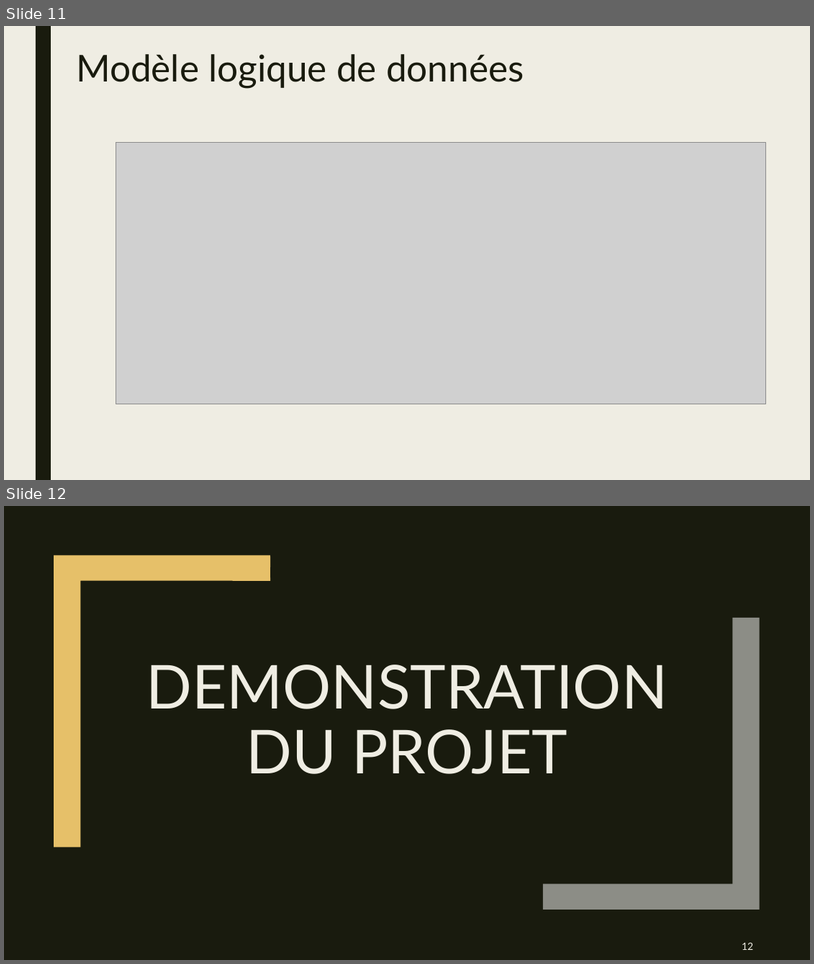
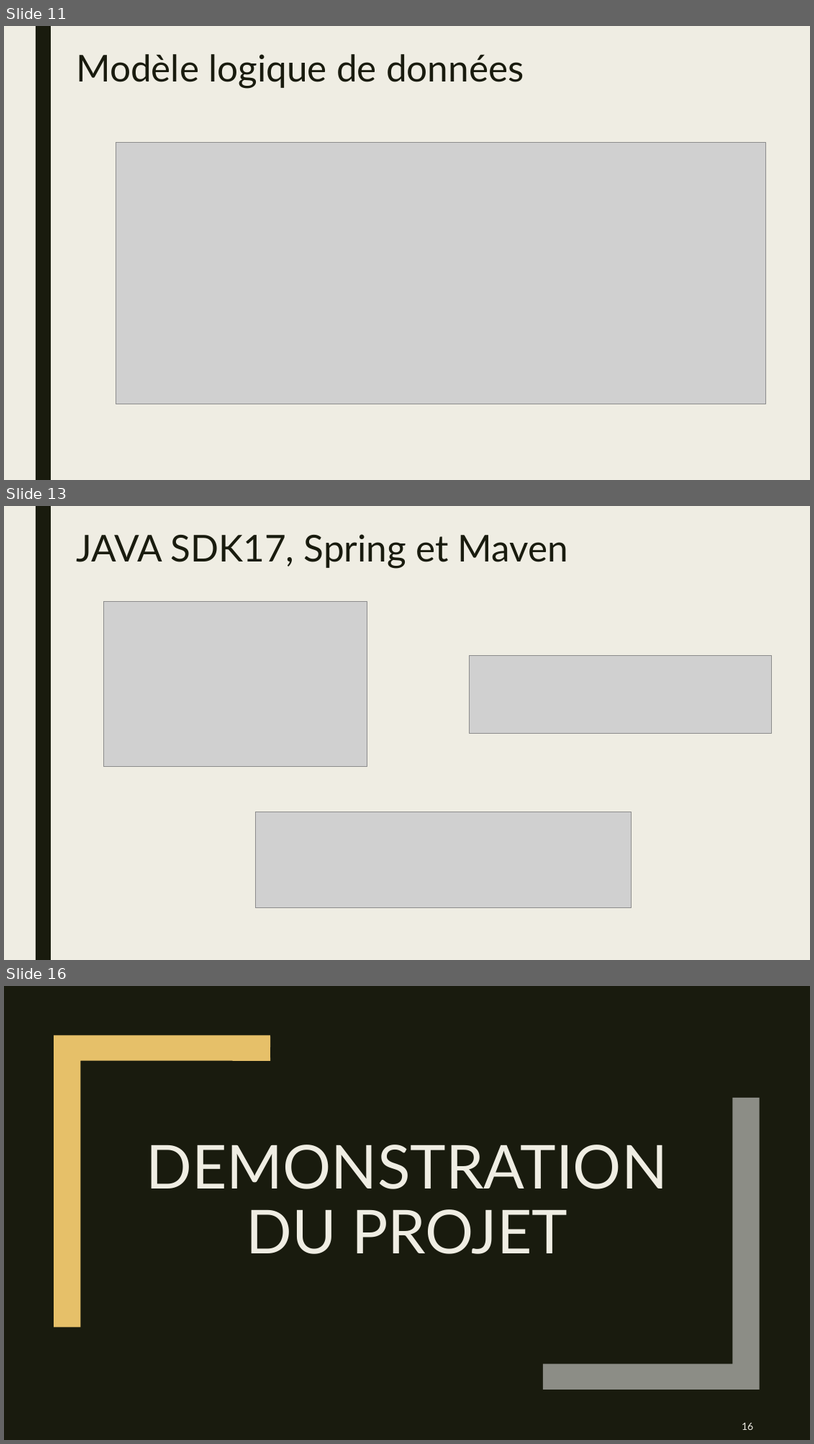
Before and after one commit to MaxenceVandekerckhove/super_hero, a slide deck: Documentation/PowerMap.pptx. Shown one above the other, each under a label of ours: slides 11 and 12 before the commit, slides 11, 13 and 16 after it; the slides between them are not shown. The pictures are 814x964 and 814x1444 pixels, drawn with LibreOffice and Linux fonts; fonts in the diff are those of the drawing; grey boxes stand for pictures. Boxes give left, top, right and bottom in pixels: in the first picture for what was removed or moved away, otherwise in the second. Text is boxed around its words. In the diff, an @@ line names an element or a change of style, - is before the commit and + after.

```diff
--- a/Documentation/PowerMap.pptx
+++ b/Documentation/PowerMap.pptx
@@ slide 13 added at box(4, 506, 810, 960), background #EFEDE3; not listed: 1 template element that a slide beside it also shows @@
@@ title added at box(76, 534, 568, 569), 44 pt, text #191B0E @@
+JAVA SDK17, Spring et Maven
@@ picture added at box(103, 601, 367, 766) @@
@@ picture added at box(470, 655, 772, 733) @@
@@ picture added at box(256, 812, 632, 908) @@
@@ what was slide 12 is now slide 16 @@
@@ page number at box(742, 1422, 754, 1430): text changed @@
-12
+16
```
Also in this commit, not shown: 2 slides changed, 3 other slides added.
